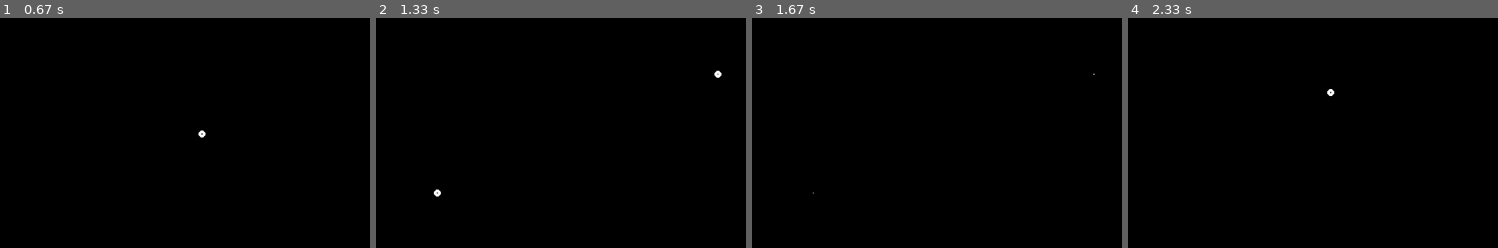
Above: before the commit, frames 1-4 (left to right).
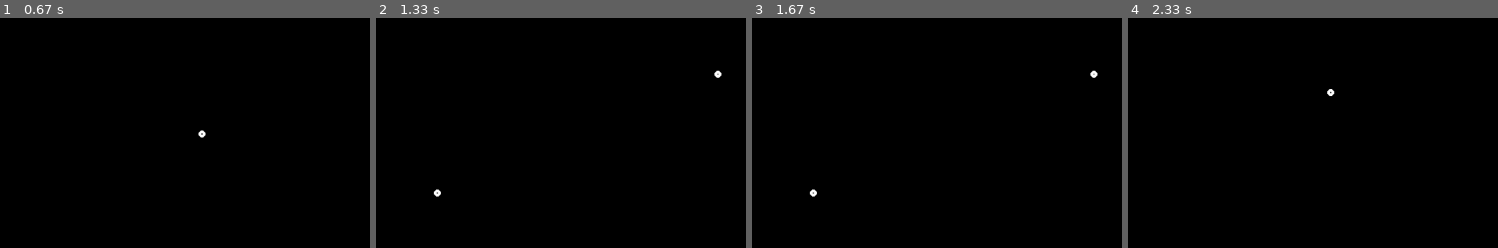
Above: after the commit, the same moments.

Repository: five-over-four/n-body-pygame
Game: pygame game, started from n-body-sim.py
Two runs of this game, one before a commit and one after it. Both use one fixed random seed, a clock stepped at 60 frames per second and the inputs below.
Inputs (mouse positions are % of the whole screen's width and height, from its top left):
- Up to frame 1 (0.67 s): click (47, 45) at 0.38 s
- Up to frame 2 (1.33 s): click (9, 71) at 0.72 s; tap S at 1 s
- Up to frame 3 (1.67 s): tap Space at 1.4 s
- Up to frame 4 (2.33 s): tap Space at 1.7 s; click (30, 23) at 1.88 s; click (1, 21) at 2.22 s
The pictures show only the part of the screen within x 20-70%, y 20-70%; the shares and areas given below are measured in that part.

Frames 1-2 are identical in both runs. In frame 3, 0.1% of the frame differs, in the area x 15-94%, y 22-78%; in frame 4, nothing differs.

Commit message:
fixed objects disappearing while paused, inefficient solution.

Diff:
--- a/n-body-sim.py
+++ b/n-body-sim.py
@@ -97,9 +97,8 @@
             body_a.a_x, body_a.a_y = accel
             body_b.a_x, body_b.a_y = accel
         visited.add(body_a)
-    for body in bodies: # for precision, we must move all bodies after the computations. +n to time complexity.
+    for body in bodies:
         body.move()
-        pygame.draw.circle(screen, settings.body_colour, (body.x, body.y), 5)
 
 # returns softening factor based on distance.
 def softening_kernel(d):
@@ -159,8 +158,11 @@
         screen.fill(settings.bg_colour)
 
         # iterate body positions, velcities, accelerations, and draw.
-        if bodies and not paused:
-            tick(bodies)
+        if bodies:
+            if not paused:
+                tick(bodies)
+            for body in bodies: # for precision, we must move all bodies after the computations. +n to time complexity.
+                pygame.draw.circle(screen, settings.body_colour, (body.x, body.y), 5)
 
         # make trails and drop fading tail end.
         if counter % settings.trail_density == 0 and not paused:
